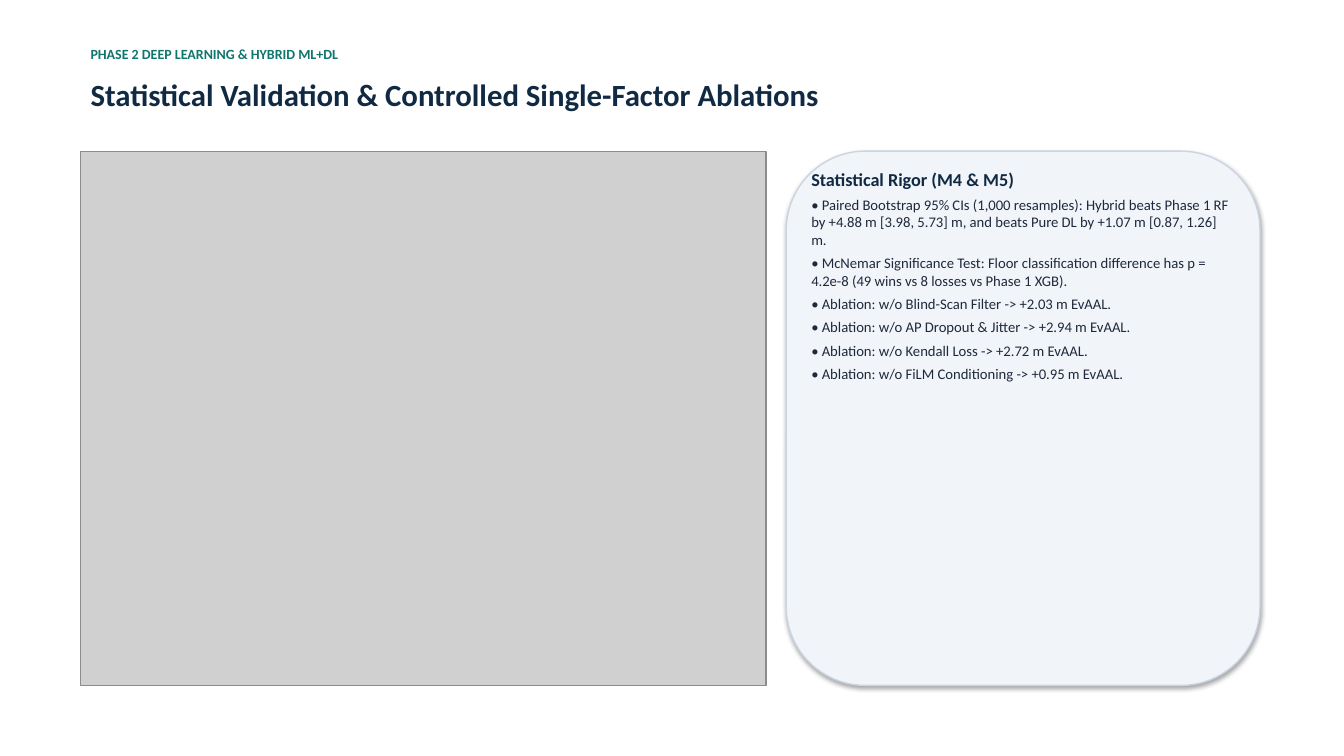
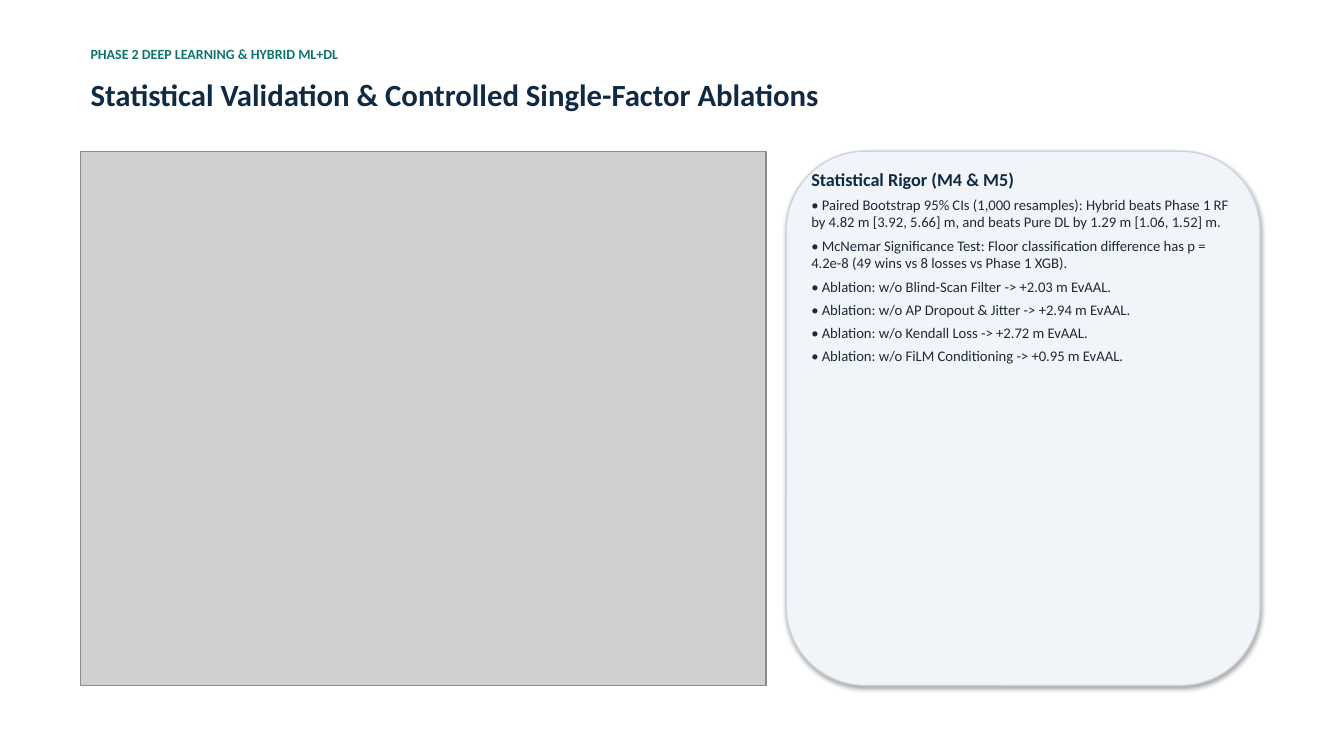
Before and after one commit to vedpawar2254/Indoor-location-prediction-using-wifi-signals, a slide deck: slide 9 of presentation/Phase2_Presentation.pptx. Drawn at 1344x756 pixels with LibreOffice and Linux fonts; fonts in the diff are those of the drawing; grey boxes stand for pictures. Boxes give left, top, right and bottom in pixels: in the first picture for what was removed or moved away, otherwise in the second. Text is boxed around its words. In the diff, an @@ line names an element or a change of style, - is before the commit and + after.

Commit message:
Regenerate Phase 2 artifacts from fixed pipeline; update report, deck, notebook
Re-ran the full Phase 2 pipeline (5-fold CV, ablations, hybrid, evaluation,
visualization) plus the M1/M4 experiments with the corrected code. All committed
numbers now come from this honest re-run on the current machine.

Final HierResMTL-Hybrid on the official 1,111-sample validation set:
  99.91% building, 95.50% floor, 4.29 m MAE, 6.76 m mean / 4.98 m median
  Euclidean error, 6.99 m EvAAL. 5-fold OOF: 8.86 m mean, 10.55 m EvAAL.
  Phone 14 error 30.45 m -> 9.70 m.

The small shift from the previous numbers (e.g. 6.70 -> 6.76 m) is expected: the
old values were partly inflated by the augmentation bug that leaked noise into the
binary presence/aggregate features. Floor ECE is now computed on properly
normalized posteriors (hybrid 0.0476 vs the earlier invalid 0.0561).

Docs:
- README, report/phase2_report.tex (+ recompiled Phase2_Report.pdf), the deck
  (pptx/pdf) and presentation/README updated to the re-run numbers.
- Relabel 'Combined (Post-Hoc)' baseline as 'Best-per-Task Oracle' and state it is
  not a deployable model.
- Rewrite the ablation and sample-efficiency narrative to match reality: single-fold
  component ablations move EvAAL by <1 m (within seed noise), so only the R3
  representation change is claimed as decisive; learning-curve instability at small
  user counts is reported honestly rather than as smooth monotonic scaling.
- Rename m4_three_seed_variance.csv -> m4_single_model_seed_variance.csv and clarify
  it is single-fold HierResMTL variance, not the hybrid.

Submission hygiene:
- Remove the deliverables table from README and delete docs/VIVA_GUIDE_PHASE2.md
  (and its references); ignore docs/ and local scratch dirs in .gitignore.
- Remove the word 'headline' from all code, docs and slides.

```diff
--- a/presentation/Phase2_Presentation.pptx
+++ b/presentation/Phase2_Presentation.pptx
@@ text at [811, 199, 1229, 230]: text changed @@
-• Paired Bootstrap 95% CIs (1,000 resamples): Hybrid beats Phase 1 RF by +4.88 m [3.98, 5.73] m, and beats Pure DL by +1.07 m [0.87, 1.26] m.
+• Paired Bootstrap 95% CIs (1,000 resamples): Hybrid beats Phase 1 RF by 4.82 m [3.92, 5.66] m, and beats Pure DL by 1.29 m [1.06, 1.52] m.
```
Also in this commit, not shown: 7 other slides changed, 48 other files.
